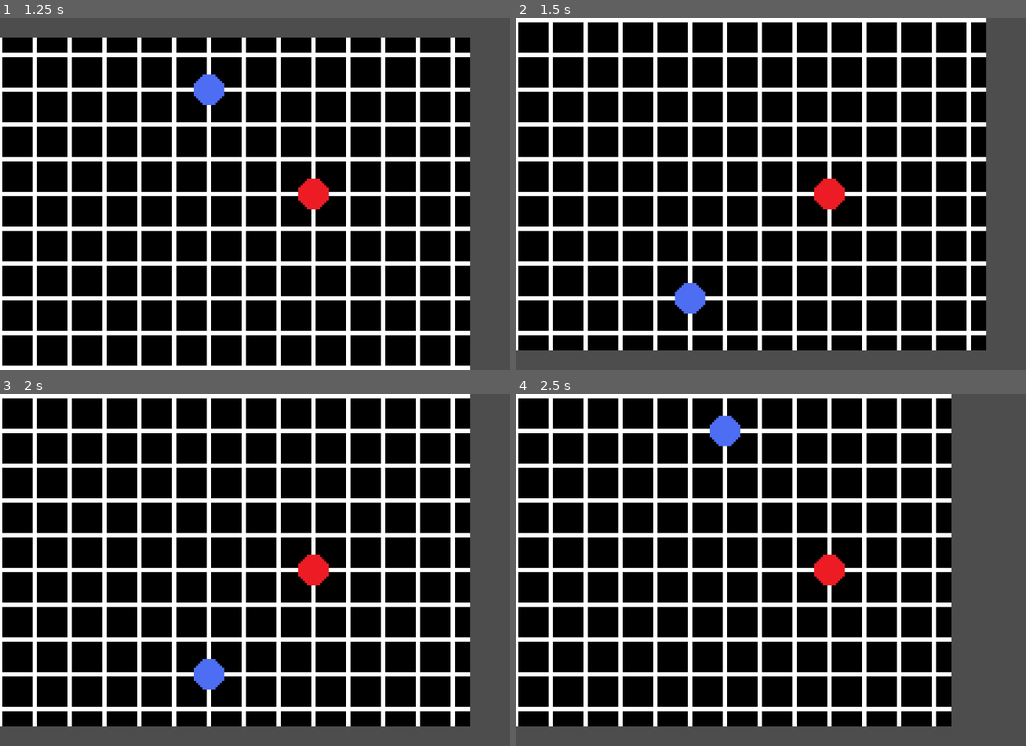
Above: before the commit, frames 1-4 (two rows, left to right).
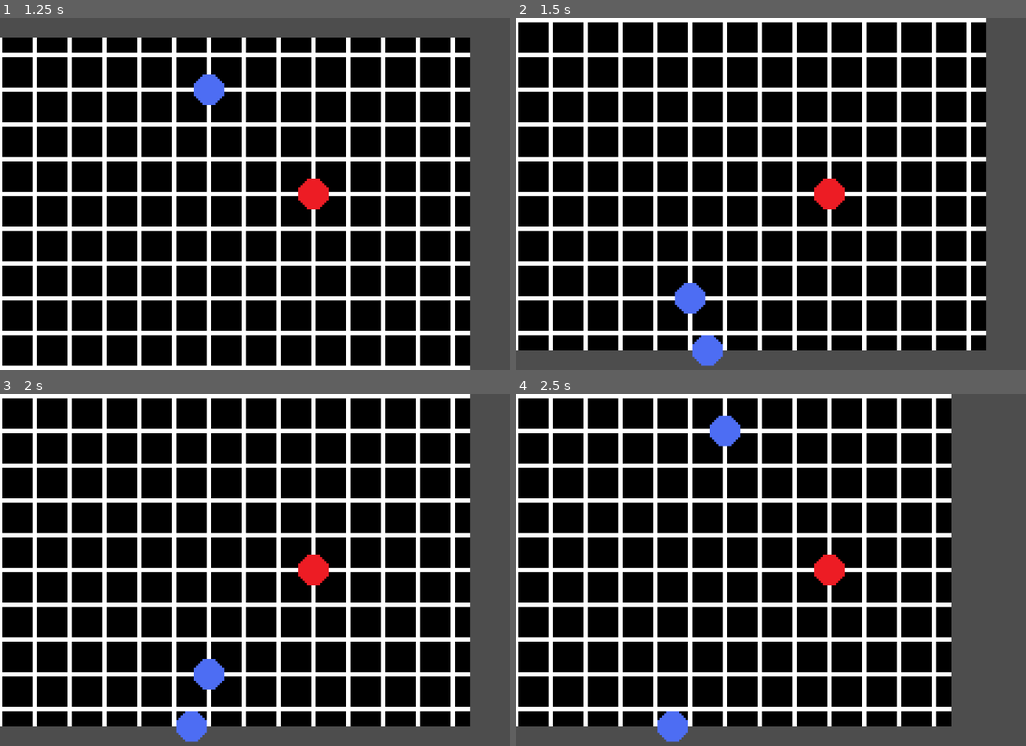
Above: after the commit, the same moments.

Repository: loheesong/origin-godot
Game: Godot game, scene res://scenes/play_area.tscn
Two runs of this game, one before a commit and one after it. Both use one fixed random seed, a clock stepped at 60 frames per second and the inputs below.
Inputs:
- Up to frame 1 (1.25 s): tap Enter at 0.5 s; hold D (move_right) from 0.53 s (still down); tap N at 0.6 s
- Up to frame 2 (1.5 s): release D (move_right) at 1.28 s; hold S (move_down) from 1.28 s (still down); tap M at 1.35 s
- Up to frame 3 (2 s): keep holding S (move_down)
- Up to frame 4 (2.5 s): release S (move_down) at 2.03 s; hold D (move_right) from 2.03 s (still down); tap N at 2.1 s

Frame 1 is identical in both runs. In frame 2, 0.4% of the frame differs, in the area x 34-41%, y 89-99%; in frame 3, 0.4%; in frame 4, 0.4%.

Commit message:
enemy spawn

Diff:
--- a/scenes/enemy.gd
+++ b/scenes/enemy.gd
@@ -5,12 +5,11 @@
 
 # Called when the node enters the scene tree for the first time.
 func _ready() -> void:
-	pass # Replace with function body.
+	pass
 
 # Called every frame. 'delta' is the elapsed time since the previous frame.
 func _process(delta: float) -> void:
 	pass
-
 
 
 func _on_area_entered(area: Area2D) -> void:
--- a/scenes/play_area.gd
+++ b/scenes/play_area.gd
@@ -4,6 +4,8 @@
 enum {PLAYER, ENEMY}
 
 var turn
+var spawnConter = 0 #Conut down till enemy spwan
+const spawnRate = 3
 signal player_turn_started
 signal enemy_turn_started
 
@@ -29,6 +31,11 @@
 	await get_tree().create_timer(0.5).timeout
 	enemy_turn_started.emit()
 	player_turn_started.emit()
+	if spawnConter == 0:
+		spawn_enemy()
+		spawnConter = spawnRate
+	else:
+		spawnConter -= 1
 
 # Function to rotate all enemies around the player's position
 func rotate_all_enemies(player_position: Vector2, direction: Global.RotationDirection):
@@ -48,3 +55,18 @@
 		new_position = Vector2(-relative_position.y, relative_position.x)
 
 	enemy.position = new_position + player_position
+
+#spawn enemy
+func spawn_enemy() -> void:
+	var enemy = enemy_scene.instantiate()
+	add_child(enemy)
+	var rng := RandomNumberGenerator.new()
+	var widthStart = $TileMap.size.position[0]
+	var widthEnd = widthStart + $TileMap.size.size[0]
+	var random_x = rng.randi_range(widthStart, widthEnd)
+	var random_y = rng.randi_range(0, 1)
+	if random_y == 0:
+		random_y = $TileMap.size.position[1]
+	else:
+		random_y = $TileMap.size.end[1]
+	enemy.position = Vector2(random_x, random_y) * 16
--- a/scenes/play_area.tscn
+++ b/scenes/play_area.tscn
@@ -1,8 +1,9 @@
-[gd_scene load_steps=8 format=3 uid="uid://c3v1tkqhnxn3a"]
+[gd_scene load_steps=9 format=3 uid="uid://c3v1tkqhnxn3a"]
 
 [ext_resource type="PackedScene" uid="uid://bvp0x4dog7chs" path="res://scenes/player.tscn" id="1_qtq1p"]
 [ext_resource type="Script" path="res://scenes/play_area.gd" id="1_rntl5"]
 [ext_resource type="PackedScene" uid="uid://c6s3qvkcx3ix6" path="res://scenes/enemy.tscn" id="2_m2deh"]
+[ext_resource type="Script" path="res://scenes/tile_map.gd" id="4_h32vn"]
 [ext_resource type="Texture2D" uid="uid://dydscl70gd4ki" path="res://assets/tile.png" id="4_wm16j"]
 
 [sub_resource type="TileSetAtlasSource" id="TileSetAtlasSource_64o63"]
@@ -26,6 +27,7 @@
 tile_set = SubResource("TileSet_ie32b")
 format = 2
 layer_0/tile_data = PackedInt32Array(65535, 0, 0, 65534, 0, 0, -2, 0, 0, -1, 0, 0, -65537, 0, 0, -65538, 0, 0, -65539,  …(2110 unchanged characters)…
+script = ExtResource("4_h32vn")
 
 [node name="Player" parent="." instance=ExtResource("1_qtq1p")]
 position = Vector2(-8, 8)
@@ -39,6 +41,7 @@
 curve = SubResource("Curve2D_ffm85")
 
 [node name="MobSpawnLocation" type="PathFollow2D" parent="MobPath"]
+visible = false
 position = Vector2(1150, 1)
 rotation = 1.56306
 
--- /dev/null
+++ b/scenes/tile_map.gd
@@ -0,0 +1,13 @@
+extends TileMap
+
+var size
+
+# Called when the node enters the scene tree for the first time.
+func _ready() -> void:
+	size = get_used_rect()
+	pass # Replace with function body.
+
+
+# Called every frame. 'delta' is the elapsed time since the previous frame.
+func _process(delta: float) -> void:
+	pass
